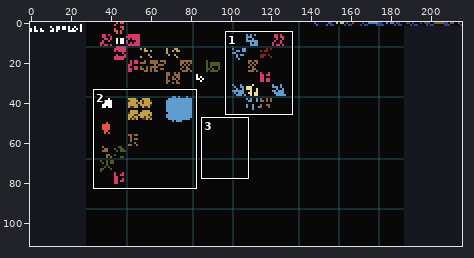
Two states of a sprite sheet, 12level.png. The first picture is a wide view before the edit; the outline marks the close-up.
Close-up. Old version:
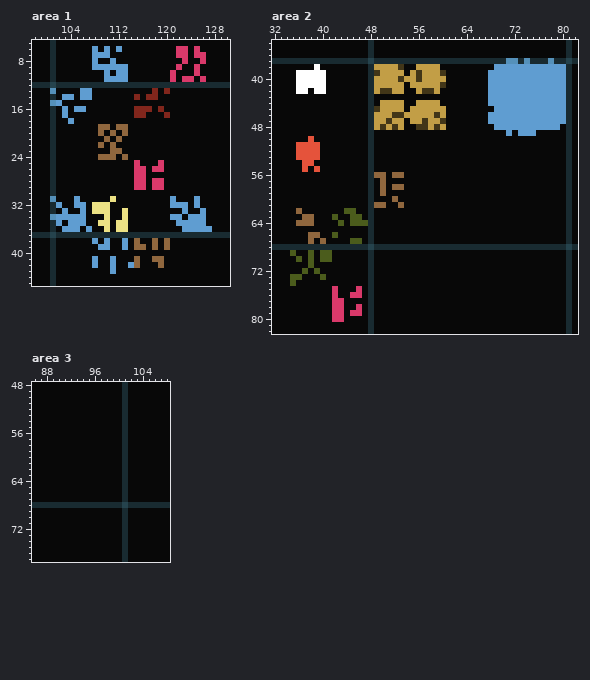
The file is 216x112 pixels. Colours within 5 levels of each other are drawn and written as one. Shown: area 1: x 98..130, y 5..45; area 2: x 32..82, y 34..82; area 3: x 86..108, y 48..77. The commit also changed other parts of the picture, which this record leaves out.
The same view after the edit:
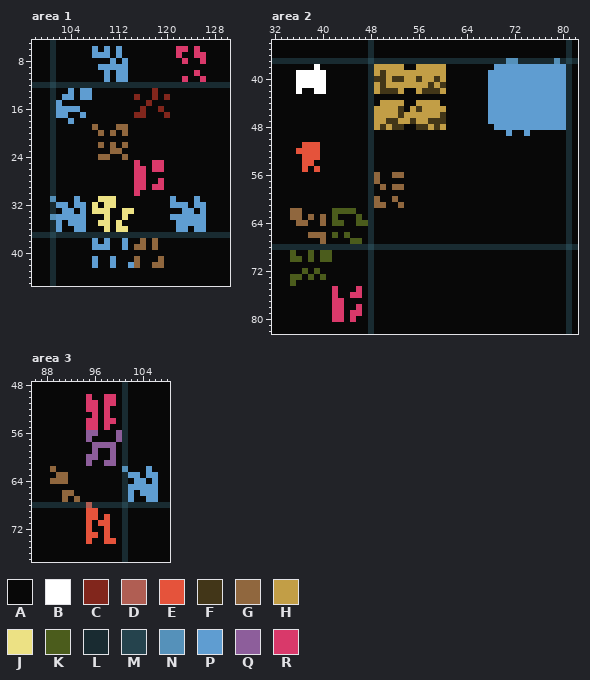
Palette (. is transparent): A #080808  B #ffffff  C #81261c  D #b05e53  E #e5533b  F #423618  G #90673e  H #c29e46  J #ece184  K #4b5c1c  L #192b31  M #25434d  N #5591ba  P #5f9dd1  Q #8d5e9b  R #d9396a
Diff:
Changed rows in their new state; - is an unchanged pixel.
Area 1:
first column x 101:
 7 -----------P----------A----
 8 -------A----P--------------
 9 -------A-------------A--A--
10 --------------------A------
11 ----------A---------A--A---
13 L--P---------------A-------
14 ----------------A--C-------
15 L---------------C----------
16 -P-P-A--------A-A----------
17 -P---P---------------------
19 -------GAA-----------------
21 ---------A-A---------------
22 ------------G--------------
24 ----------A----------------
25 -----------------R---------
28 -----------------A---------
30 --------------R------------
31 --------JJ-----------------
32 --P-----A-J--------------P-
33 ---P---------J---------P---
34 ----------------------P----
35 ------------A--------------
36 -PAA-PA--------------P-A--A
38 --------------AG---A-------
39 -------P-----------A-------
41 -----------------A---------
42 -----------------G---------
43 ----------A----------------
Area 2:
first column x 35:
37 ---------------------------------------L---LN-
38 ------------------H------H--------------------
39 --------------HF---H-H---H--------------------
40 --------------FF-F------F---------------------
41 ---------------F---H---F----------------------
42 --A--------------F------FH--------------------
45 --------------H---F--F-----------P------------
46 -----------------H------HF--------------------
47 -----------------F-HF-HFF---------------------
48 ------------------F--------------------------P
49 --------------------------------------A-A-----
50 ---A------------------------------------------
51 -A--------------------------------------------
53 -A--------------------------------------------
56 ---------------A------------------------------
57 --------------GA------------------------------
59 ---------------A------------------------------
60 --------------G-------------------------------
62 G------KK-------------------------------------
63 GGA--G----A-----------------------------------
64 ---A-G-K--A-----------------------------------
66 -----G---K------------------------------------
67 ---A------------------------------------------
70 K---------------------------------------------
71 ---A------------------------------------------
73 ---K------------------------------------------
first column x 45:
80 R
Area 3:
first column x 89:
50 ------R--RR-------
51 ------RR-RR-------
52 ------RR-R--------
53 -------R-R--------
54 ------RR-RR-------
55 ------RR-R--------
56 ------QQ---Q------
57 ------Q----Q------
58 -------QQQQ-------
59 -------Q--Q-------
60 ------QQ--Q-------
61 ------Q--QQ-------
62 G-----------N---P-
63 -GG----------PP-PP
64 GGG-----------PP-P
65 -------------PPPPP
66 --GG---------P-PPP
67 --G-G--------P--PP
68 ------D-----------
69 ------EE----------
70 ------EE-E--------
71 ------E-EE--------
72 ------E--E--------
73 ------EE-E--------
74 ------E--EE-------
